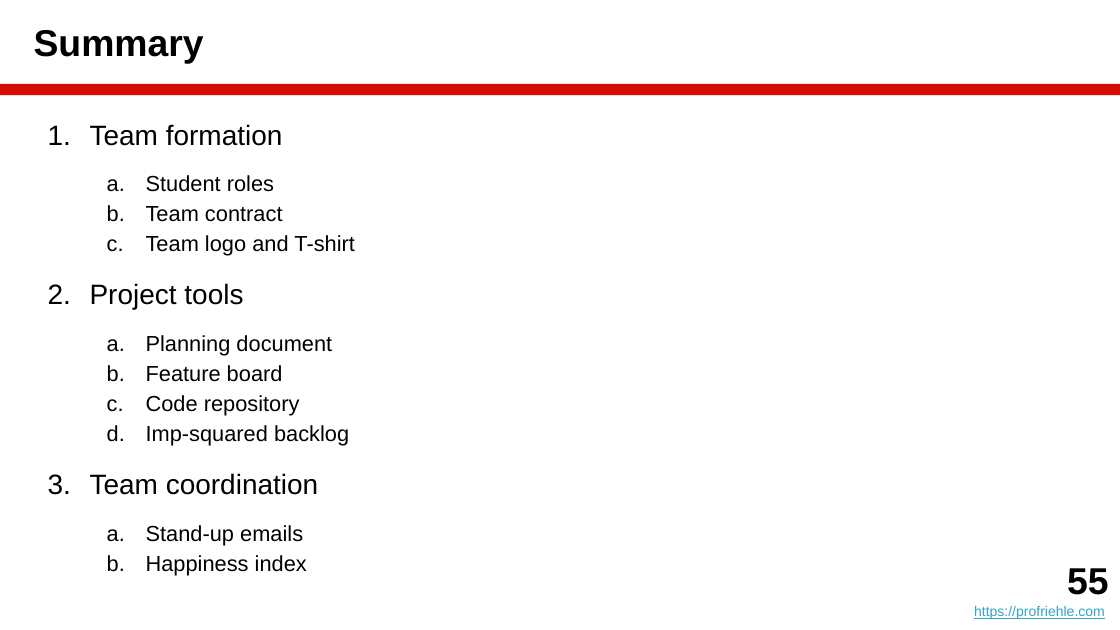
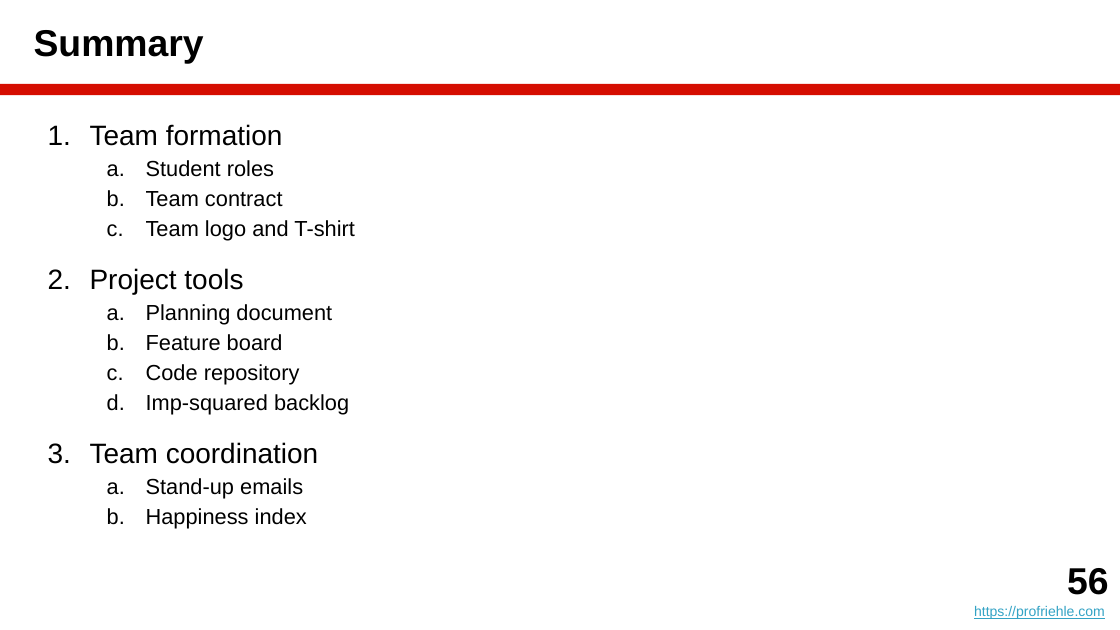
Before and after one commit to dirkriehle/amos-course, a slide deck: slide 56 of Lecture slides/AMOS B01 - Team and Tools.pptx (slide 55 before the commit). Drawn at 1120x630 pixels with LibreOffice and Linux fonts; fonts in the diff are those of the drawing. Boxes give left, top, right and bottom in pixels: in the first picture for what was removed or moved away, otherwise in the second. Text is boxed around its words. In the diff, an @@ line names an element or a change of style, - is before the commit and + after.

```diff
--- a/Lecture slides/AMOS B01 - Team and Tools.pptx
+++ b/Lecture slides/AMOS B01 - Team and Tools.pptx
@@ text at (x1=146, y1=160, x2=332, y2=499): less space between paragraphs @@
@@ text at (x1=1067, y1=568, x2=1108, y2=595): text changed @@
-55
+56
```
Also in this commit, not shown: 4 other slides changed, 1 slide added, 15 other files.
